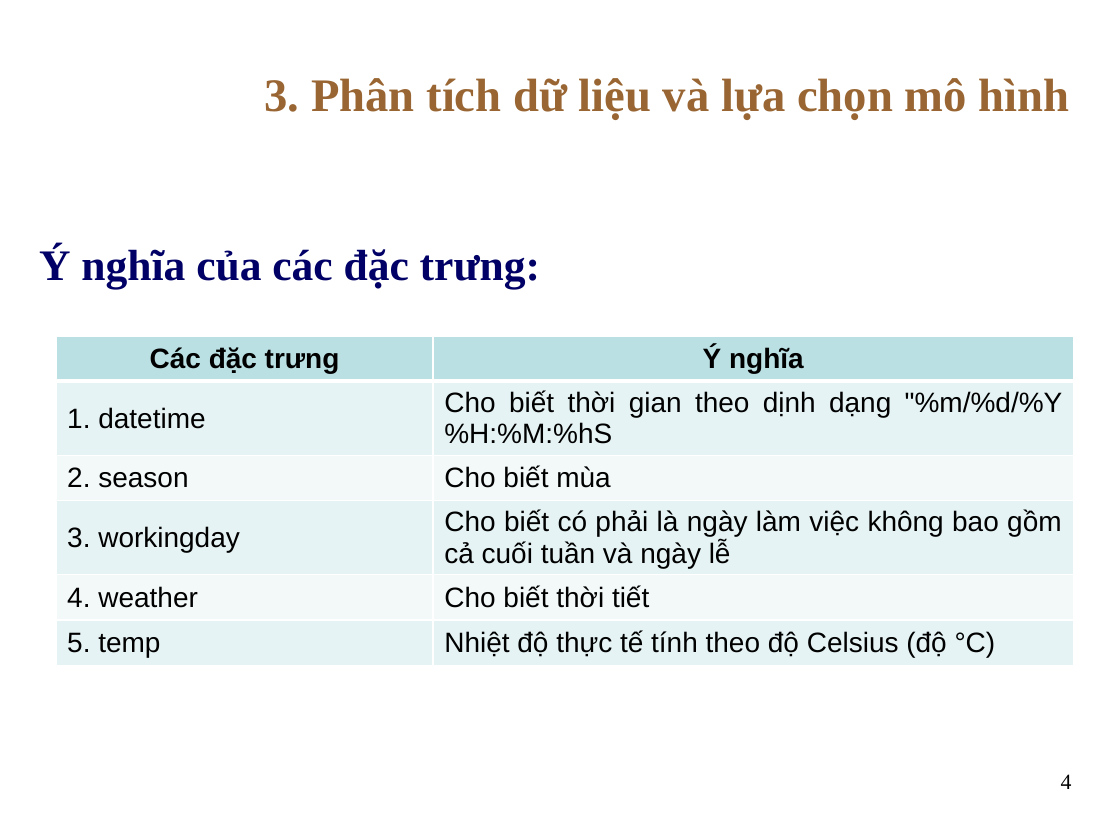
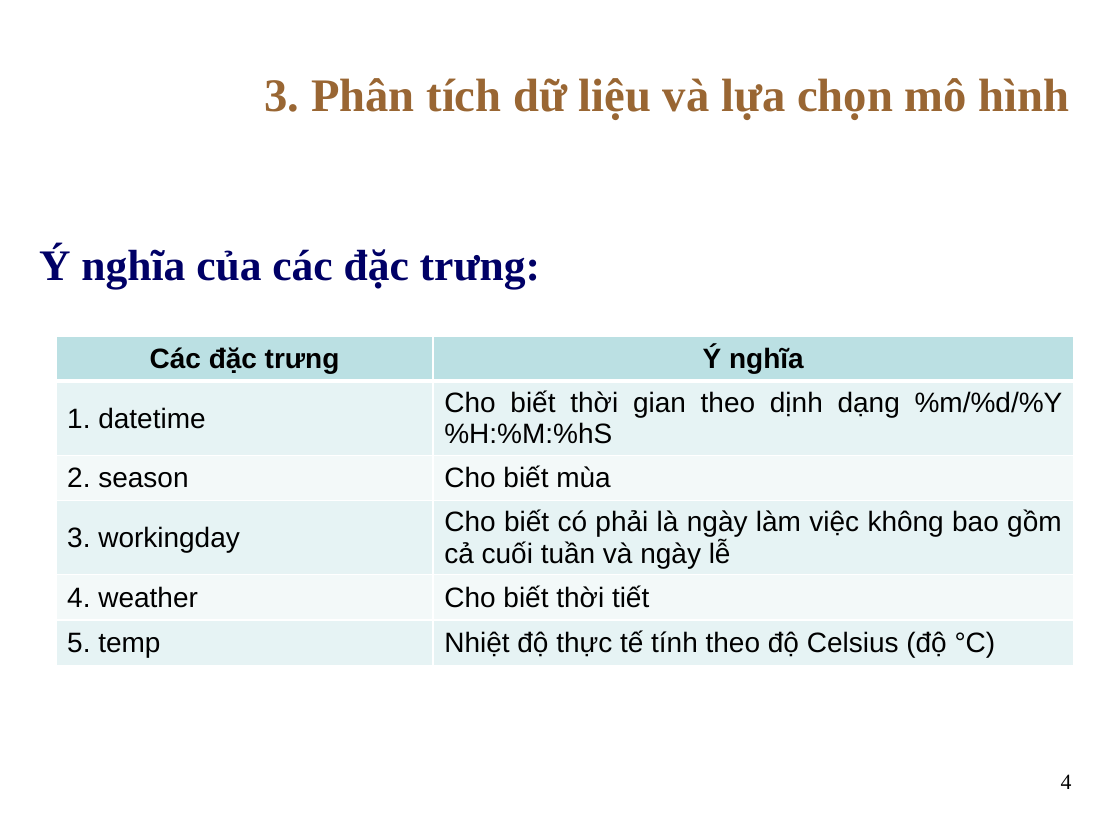
Before and after one commit to Viet0904/CT294_Bike_Sharing_Demand, a slide deck: slide 5 of Report/Baocaonhom6.pptx. Drawn at 1120x840 pixels with LibreOffice and Linux fonts; fonts in the diff are those of the drawing; background and template pictures are left out. Boxes give left, top, right and bottom in pixels: in the first picture for what was removed or moved away, otherwise in the second. Text is boxed around its words. In the diff, an @@ line names an element or a change of style, - is before the commit and + after.

```diff
--- a/Report/Baocaonhom6.pptx
+++ b/Report/Baocaonhom6.pptx
@@ table at [56, 336, 1074, 674] @@
@@ row 2, column 2: "Cho biết thời gian theo dịnh dạng "%m/%d/%Y %H:%M:%hS" to "Cho biết thời gian theo dịnh dạng %m/%d/%Y %H:%M:%hS" @@
```
Also in this commit, not shown: 2 other slides changed, 24 other files.
